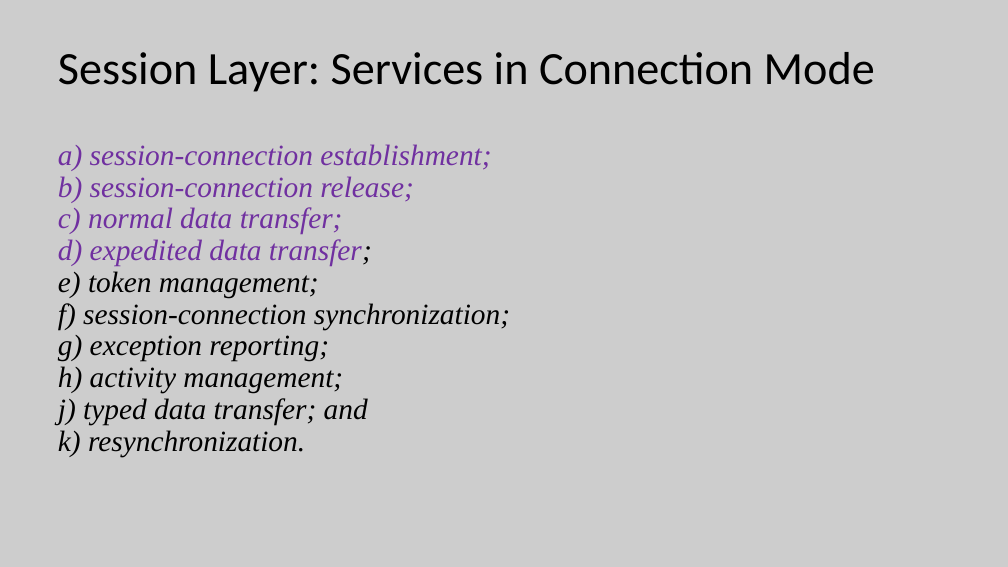
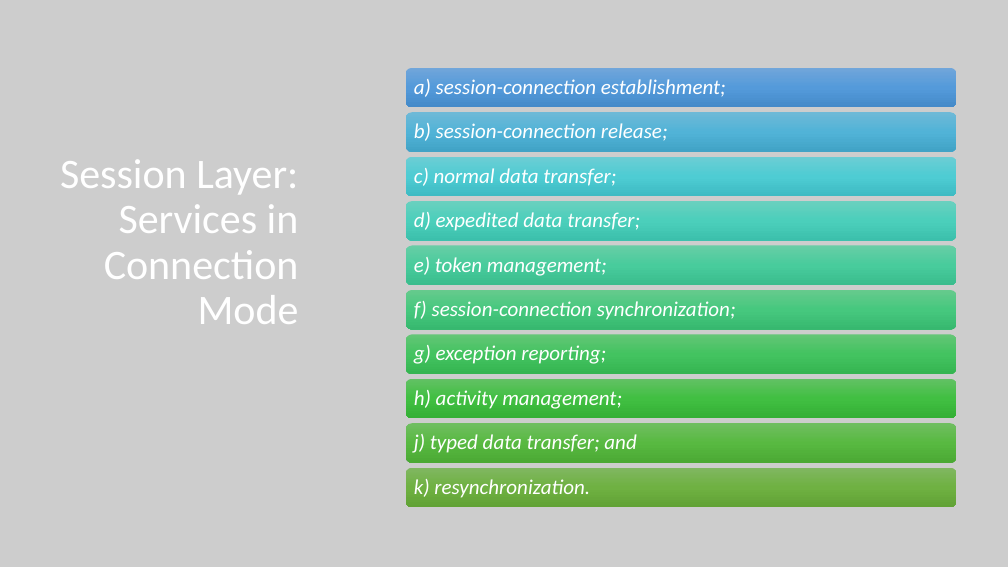
Before and after one commit to lukacassar/hw, a slide deck: slide 71 of CCE2414/1. Networking Foundations.pptx. Drawn at 1008x567 pixels with LibreOffice and Linux fonts; fonts in the diff are those of the drawing. Boxes give left, top, right and bottom in pixels: in the first picture for what was removed or moved away, otherwise in the second. Text is boxed around its words. In the diff, an @@ line names an element or a change of style, - is before the commit and + after.

Commit message:
upd

```diff
--- a/CCE2414/1. Networking Foundations.pptx
+++ b/CCE2414/1. Networking Foundations.pptx
@@ title "Session Layer: Services in Connection ...": place and size @@
-title "Session Layer: Services in Connection ..." at <box>58,52,875,92</box>
+title "Session Layer: Services in Connection ..." at <box>60,159,299,324</box>
@@ title "Session Layer: Services in Connection ..." at <box>60,159,299,324</box>: size 44 to 40 pt, text colour #000000 to #FFFFFF; alignment left to right; vertical alignment middle to bottom @@
@@ text removed at <box>58,144,510,457</box> @@
-a) session-connection establishment;
-b) session-connection release;
-c) normal data transfer;
-d) expedited data transfer;
-e) token management;
-f) session-connection synchronization;
-g) exception reporting;
-h) activity management;
-j) typed data transfer; and
-k) resynchronization.
@@ group added at <box>405,68,957,507</box>: 10 rounded rectangles, 10 texts @@
+a) session-connection establishment;
+b) session-connection release;
+c) normal data transfer;
+d) expedited data transfer;
+e) token management;
+f) session-connection synchronization;
+g) exception reporting;
+h) activity management;
+j) typed data transfer; and
+k) resynchronization.
```
Also in this commit, not shown: 10 other slides changed, 5 slides added.
